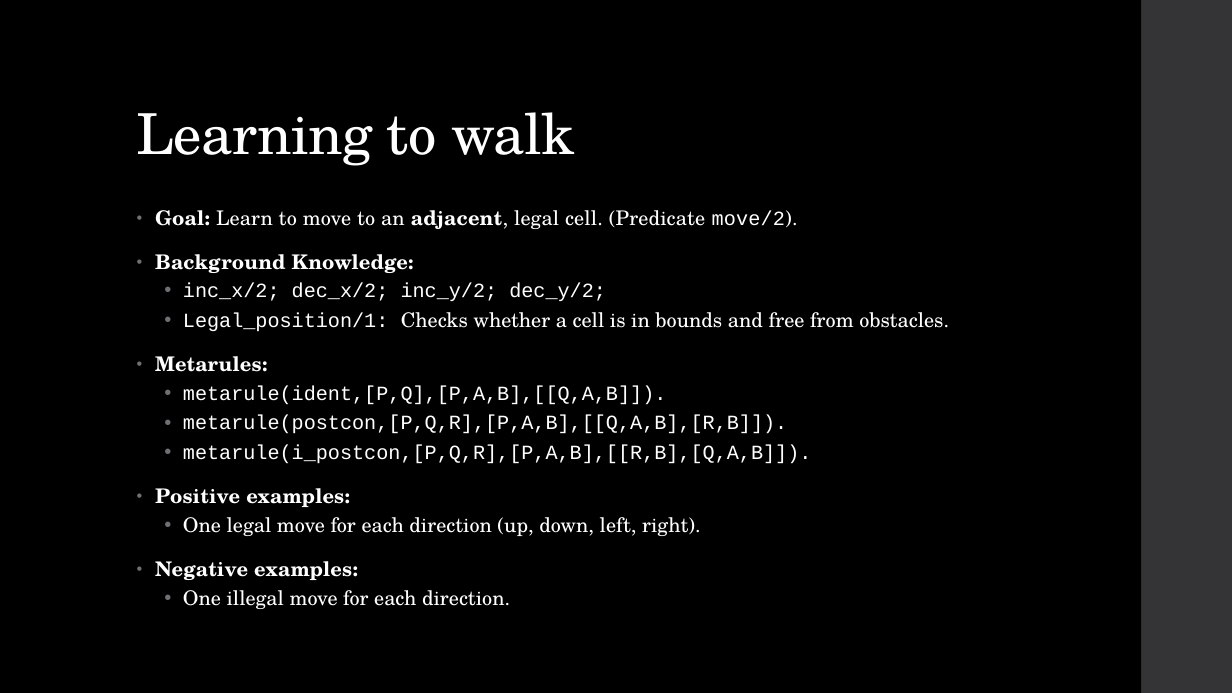
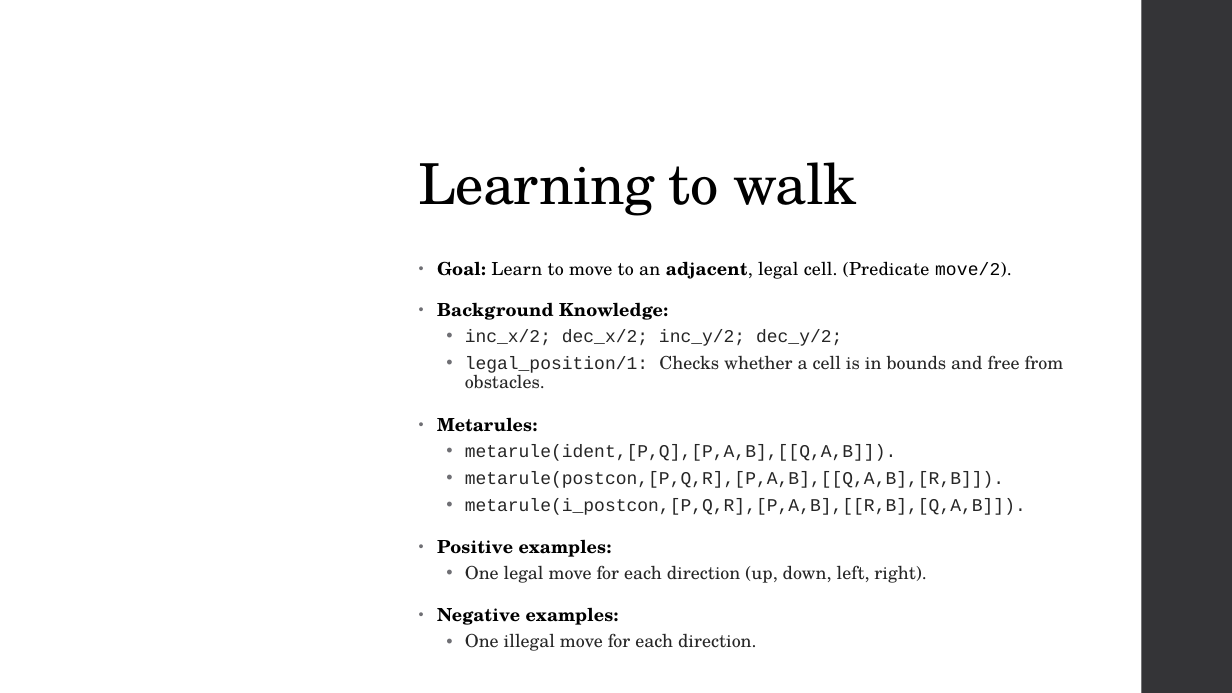
Before and after one commit to Alex-Dell1/ATAI_Maze_Project, a slide deck: slide 7 of ATAI_Presentation.pptx. Drawn at 1232x693 pixels with LibreOffice and Linux fonts; fonts in the diff are those of the drawing; background and template pictures are left out; a plain dark background stands for a picture behind light text. Boxes give left, top, right and bottom in pixels: in the first picture for what was removed or moved away, otherwise in the second. Text is boxed around its words. In the diff, an @@ line names an element or a change of style, - is before the commit and + after.

```diff
--- a/ATAI_Presentation.pptx
+++ b/ATAI_Presentation.pptx
@@ rectangle: place and size @@
-rectangle at (0, 0, 1141, 693)
+rectangle at (360, 0, 1141, 693)
@@ rectangle at (360, 0, 1141, 693): fill #000000 to #FFFFFF at 91% opacity @@
@@ title "Learning to walk": place and size @@
-title "Learning to walk" at (137, 112, 575, 166)
+title "Learning to walk" at (419, 162, 857, 216)
@@ title "Learning to walk" at (419, 162, 857, 216): text colour #FFFFFF to #000000 @@
@@ text "Goal: Learn to move to ...": place and size @@
-text "Goal: Learn to move to ..." at (155, 210, 949, 609)
+text "Goal: Learn to move to ..." at (437, 261, 1064, 625)
@@ text at (437, 261, 1026, 625): size 15.7 to 14 pt in "Goal: Learn to move to an adjacent, ...", "Background Knowledge:", "inc_x/2; dec_x/2; inc_y/2; dec_y/2;", "Metarules:" and 7 more places; text colour #FFFFFF to #000000 in "Goal: Learn to move to an adjacent, ...", "Background Knowledge:", "Metarules:", "Positive examples:" and 1 more places; text colour #FFFFFF to #262626 in "inc_x/2; dec_x/2; inc_y/2; dec_y/2;", "metarule(ident,[P,Q],[P,A,B],[[Q,A,B]]).", "metarule(postcon,[P,Q,R],[P,A,B],[[Q,A,B],[R,B]]).", "metarule(i_postcon,[P,Q,R],[P,A,B],[[R,B],[Q,A,B]])." and 2 more places @@
@@ text at (465, 355, 1064, 389): text changed; size 15.7 to 14 pt; text colour #FFFFFF to #262626 @@
-  • Legal_position/1: Checks whether a cell is in bounds and free from obstacles.
+  • legal_position/1: Checks whether a cell is in bounds and free from obstacles.
```
Also in this commit, not shown: 7 other slides changed, 1 slide added, 1 other file.
